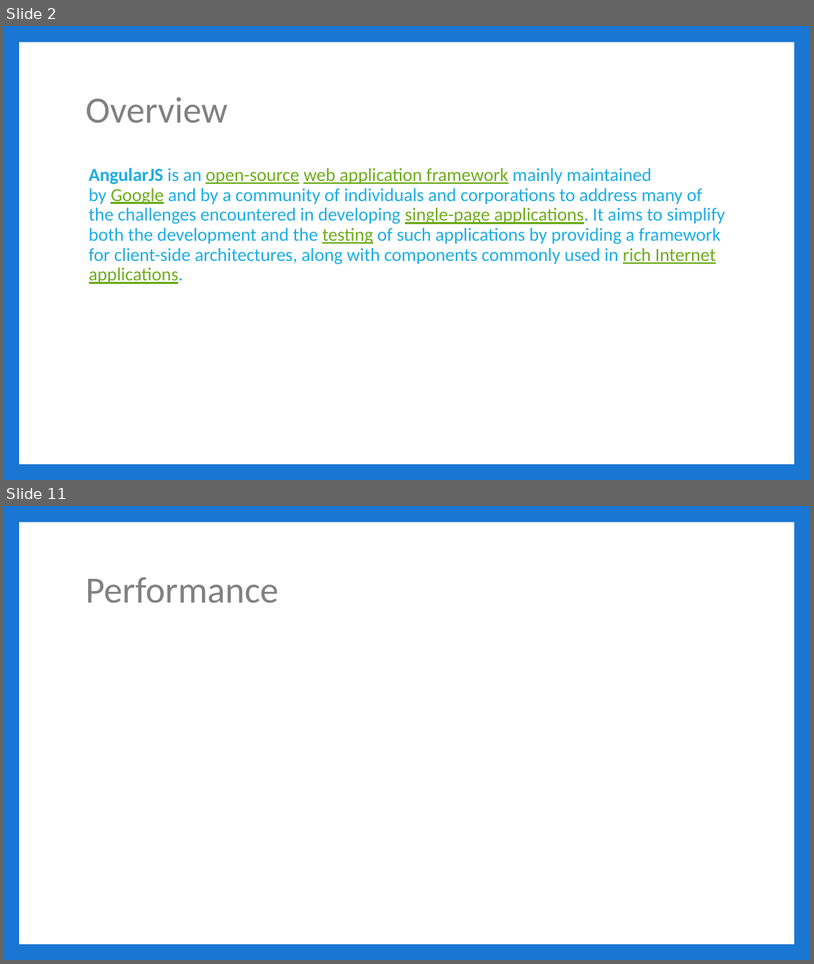
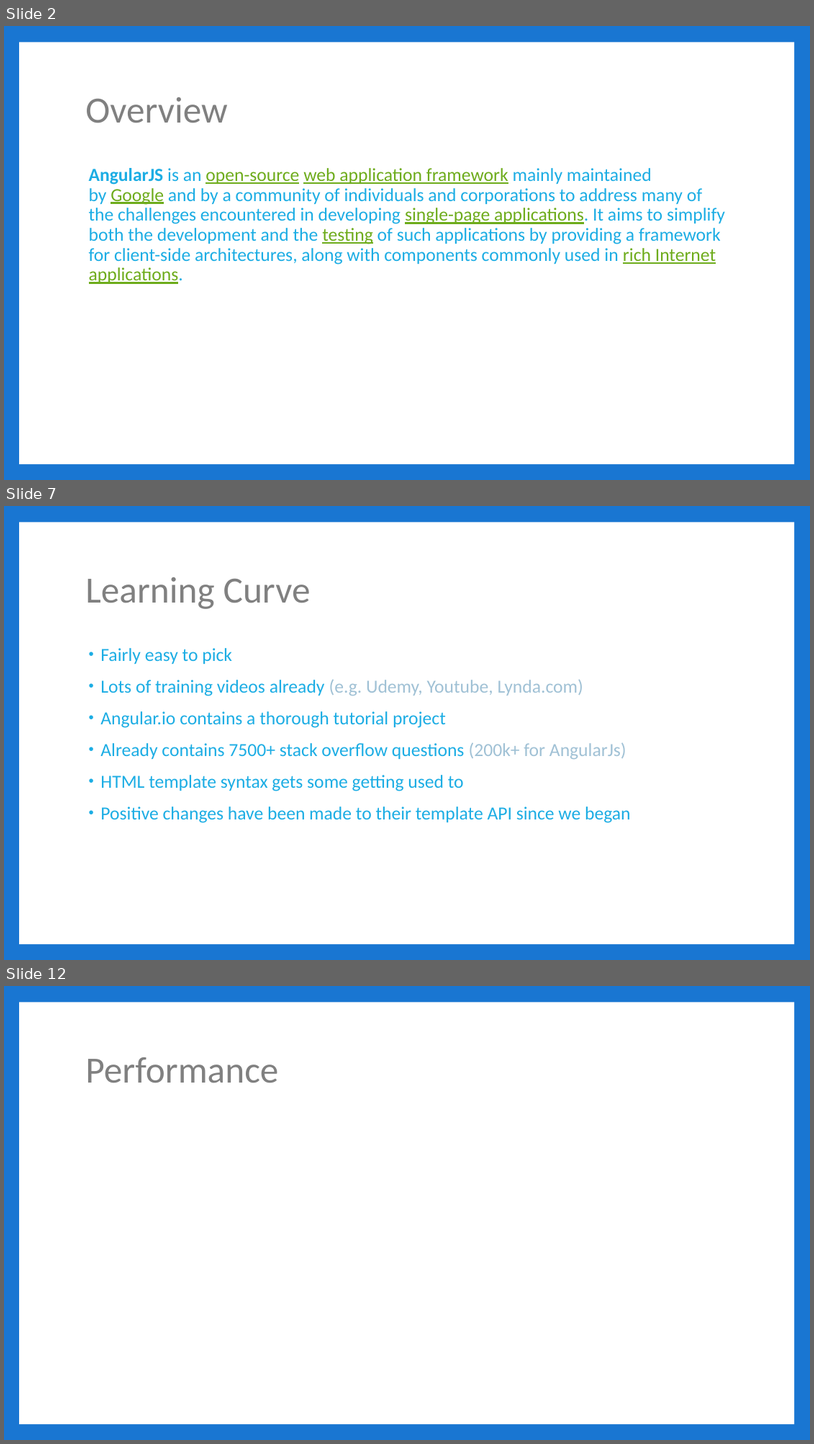
Before and after one commit to jbicks/angular2-demo, a slide deck: Angular2.pptx. Shown one above the other, each under a label of ours: slides 2 and 11 before the commit, slides 2, 7 and 12 after it; the slides between them are not shown. The pictures are 814x964 and 814x1444 pixels, drawn with LibreOffice and Linux fonts; fonts in the diff are those of the drawing. Boxes give left, top, right and bottom in pixels: in the first picture for what was removed or moved away, otherwise in the second. Text is boxed around its words. In the diff, an @@ line names an element or a change of style, - is before the commit and + after.

```diff
--- a/Angular2.pptx
+++ b/Angular2.pptx
@@ slide 7 added at (4,506,810,960), background #1976D2; not listed: 1 template element that a slide beside it also shows @@
@@ title added at (85,577,311,609), 44 pt, text #808080 @@
+Learning Curve
@@ text added at (100,648,631,823), 22 pt, text #1CADE4 @@
+• Fairly easy to pick
+• Lots of training videos already (e.g. Udemy, Youtube, Lynda.com)
+• Angular.io contains a thorough tutorial project
+• Already contains 7500+ stack overflow questions (200k+ for AngularJs)
+• HTML template syntax gets some getting used to
+• Positive changes have been made to their template API since we began
@@ what was slide 11 is now slide 12 @@
```
Also in this commit, not shown: 4 slides changed, 7 other slides added, 7 slides removed, 5 other files.
